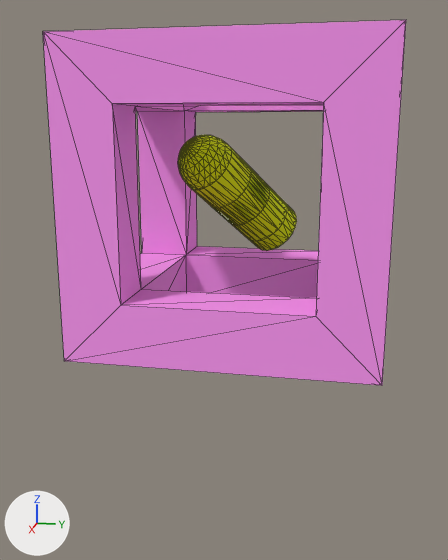
Two versions of the OBJ model Assets/3DObjects/amplifier.obj, one commit apart.
Both versions are drawn from a 50 mm camera at (2.254, 0.378, 0.734) aimed at (0.031, -0.067, 0.178). Every picture has the same lights, and +X, +Y and +Z are marked at lower left. Mesh edges are drawn as thin lines. Where no turn or scale is listed for an object, it has been applied to the vertices.

Script lines for the objects in view, before the commit:
```python
mat_defaultmat_clone = principled_material('_defaultMat(Clone)')
mat_defaultmat_clone.base_color = (1.0, 0.314, 0.91)  # pink #ff98f5
mat_defaultmat_clone.roughness = 1.0
mat_defaultmat_clone__clone = principled_material('_defaultMat(Clone)(Clone)')
mat_defaultmat_clone__clone.base_color = (0.759, 1.0, 0.0)  # yellow #e2ff00
mat_defaultmat_clone__clone.roughness = 1.0
me_amplifier = bpy.data.meshes.new('amplifier')
me_amplifier.from_pydata(...)  # 354 vertices, 795 faces; spans x -0.5..0.5, y -0.5..0.5, z 0.0..1.0
# faces by material slot: [96, 699]
me_amplifier.materials.append(mat_defaultmat_clone)  # pink #ff98f5
me_amplifier.materials.append(mat_defaultmat_clone__clone)  # yellow #e2ff00
ob_amplifier = bpy.data.objects.new('amplifier', me_amplifier)
ob_amplifier.location = (0.0, 0.0, 0.0)
```
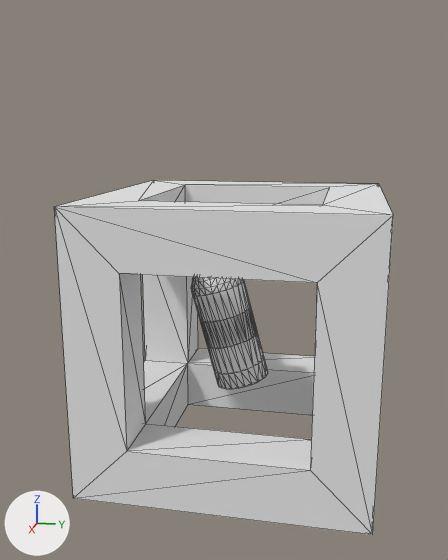
What differs and where, as boxes [x1, y1, x2, y2] in the pictures (448 x 560 px; the box of a moved part takes in the faces that stretch with it):
'amplifier', recoloured, reshaped (pink to white, 7% narrower)
    before: [43, 20, 406, 385]
    after: [54, 180, 393, 535]
part 1 of me_amplifier, moved or reshaped
    before: [43, 20, 406, 385]
    after: [54, 180, 393, 535]
part 2 of me_amplifier, moved or reshaped
    before: [178, 135, 269, 225]
    after: [191, 277, 257, 348]
part 3 of me_amplifier, moved or reshaped
    before: [213, 168, 297, 251]
    after: [200, 307, 268, 389]

Edits to the bpy script that builds the scene:
```text
Change mat_defaultmat_clone:
    mat_defaultmat_clone.base_color: (1.0, 0.314, 0.91) -> (0.8, 0.8, 0.8)  # pink #ff98f5 -> white #e7e7e7
Change mat_defaultmat_clone__clone:
    mat_defaultmat_clone__clone.base_color: (0.759, 1.0, 0.0) -> (0.8, 0.8, 0.8)  # yellow #e2ff00 -> white #e7e7e7
Change me_amplifier:
    where me_amplifier.from_pydata(...)  # 354 vertices, 795 faces; spans x -0.5..0.5, y -0.5..0.5, z 0.0..1.0
    used by ob_amplifier; location = (0.0, 0.0, 0.0)
    me_amplifier part 1: the loose piece of 40 vertices spanning x -0.5..0.5, y -0.5..0.5, z 0.0..1.0 is moved by (0.0, 0.0, -0.5)
    me_amplifier part 2: the loose piece of 194 vertices spanning x -0.116..0.21, y -0.211..0.095, z 0.384..0.71 is multiplied about its middle by the matrix ((0.707, 0.0, -0.707), (0.203, 0.968, 0.203), (0.633, -0.213, 0.633)), then moved by (-0.047, -0.014, -0.488)
    me_amplifier part 3: the loose piece of 120 vertices spanning x -0.229..0.112, y -0.136..0.187, z 0.271..0.612 is multiplied about its middle by the matrix ((0.707, 0.0, -0.707), (0.203, 0.968, 0.203), (0.633, -0.213, 0.633)), then moved by (0.058, -0.059, -0.534)
```
